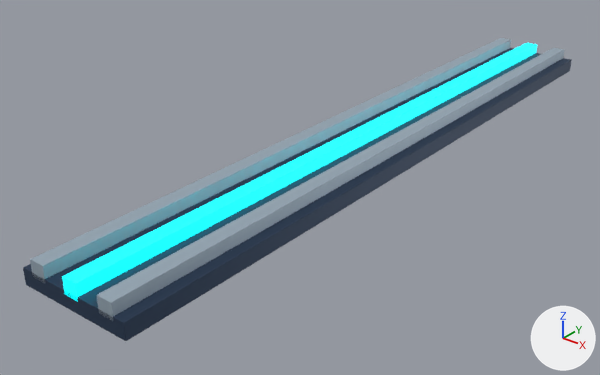
A saved change to the glTF model assets/models/cable.glb.
Before and after are seen from a camera (50 mm lens) standing at (2.31, -3.52, 1.79) and looking at (-0.23, -0.34, -0.18). Every picture has the same lights, and +X, +Y and +Z are marked at lower right. The older version comes first.

Names of what the first picture shows: 'Cable', 'Cable tray', 'Cable.001', 'Cable.002'.
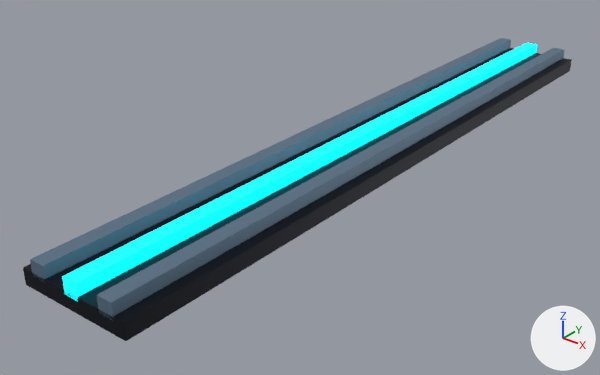
What differs and where, as boxes (x1, y1, x2, y2) in the pictures (600 x 375 px):
'Cable tray', recoloured
    both: (23, 48, 572, 341)
'Cable.002', recoloured
    both: (97, 48, 564, 321)
'Cable', recoloured
    both: (30, 38, 511, 282)

The change in detail:
Material 'dark' (mat_dark) changes colour from dark blue #32455f to black #080f1d; in linear values from (0.0314, 0.0588, 0.114) to (0.00243, 0.00478, 0.0123).
Material 'edge' (mat_edge) changes colour from light grey #acbdcb to blue #698298; in linear values from (0.412, 0.51, 0.596) to (0.141, 0.223, 0.314).
